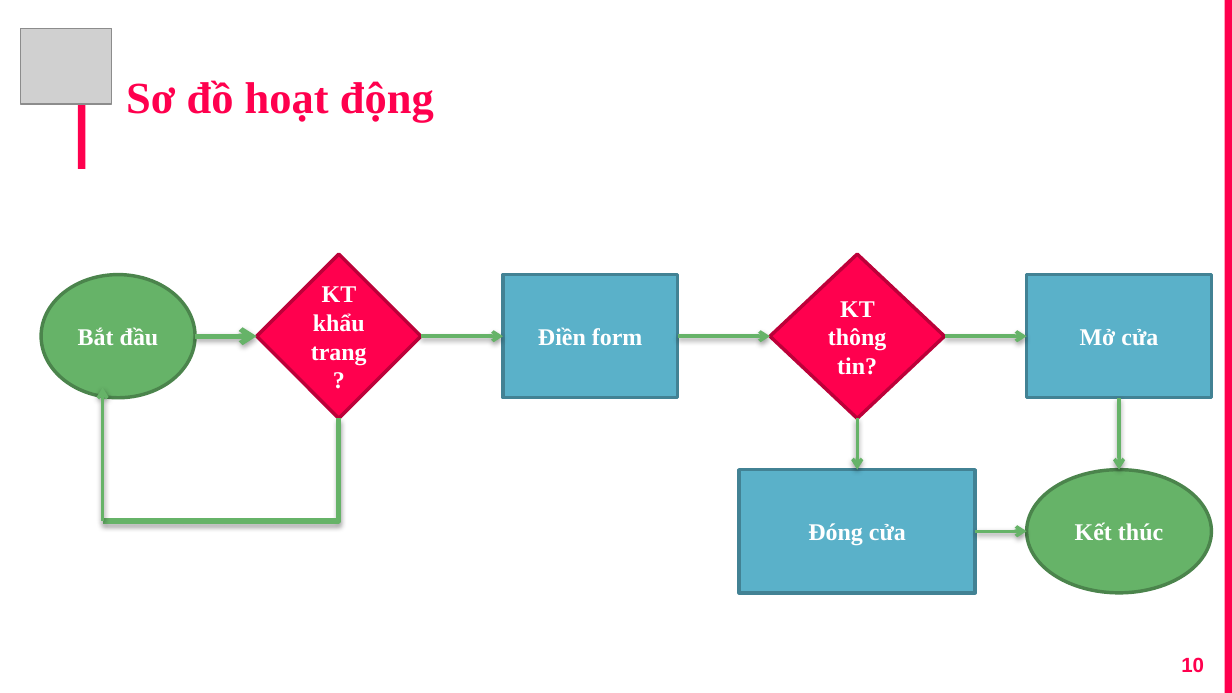
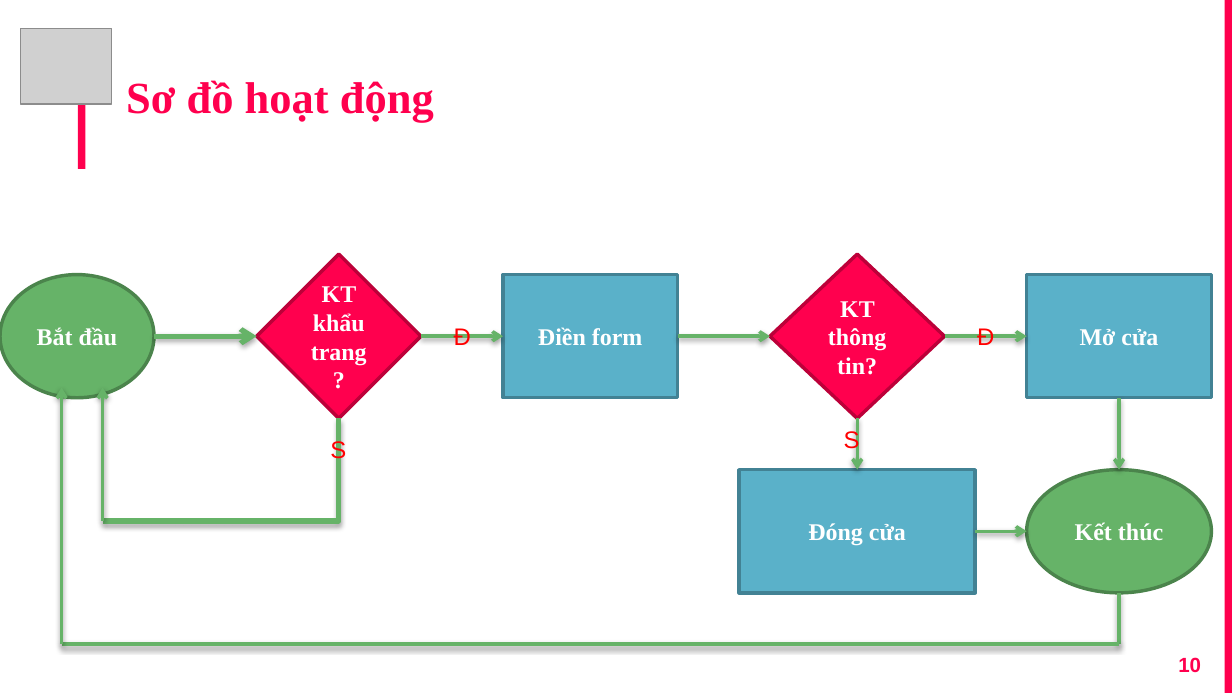
Before and after one commit to ducxd11041999/MaskDetectionV2, a slide deck: slide 10 of Presentation.pptx. Drawn at 1232x693 pixels with LibreOffice and Linux fonts; fonts in the diff are those of the drawing; grey boxes stand for pictures. Boxes give left, top, right and bottom in pixels: in the first picture for what was removed or moved away, otherwise in the second. Text is boxed around its words. In the diff, an @@ line names an element or a change of style, - is before the commit and + after.

```diff
--- a/Presentation.pptx
+++ b/Presentation.pptx
@@ ellipse "Bắt đầu": place and size @@
-ellipse "Bắt đầu" at [41,275,195,398]
+ellipse "Bắt đầu" at [0,275,154,398]
@@ text added at [454,328,471,345], 14 pt, text #FF0000 @@
+Đ
@@ text added at [977,328,994,345], 14 pt, text #FF0000 @@
+Đ
@@ arrow moved from (195, 336) - (256, 336) to (154, 336) - (256, 336) @@
@@ arrow added from (62, 644) to (62, 388), #66B368 2 pt @@
@@ text added at [330,439,346,464], 14 pt, text #FF0000 @@
+S
@@ text added at [844,429,860,454], 14 pt, text #FF0000 @@
+S
@@ line added from (1119, 593) to (1119, 644), #66B368 2 pt @@
@@ line added from (1119, 644) to (62, 644), #66B368 2 pt @@
```
Also in this commit, not shown: 7 other slides changed, 6 other files.
